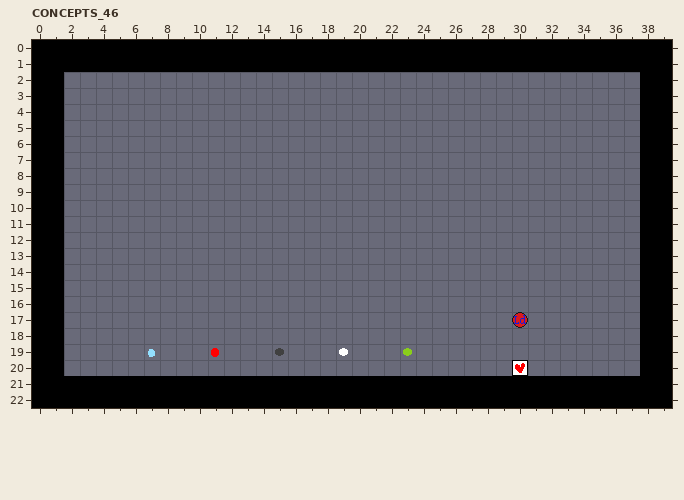
LDtk project: Assets/LDtk/Concepts.ldtk. The first picture shows the starting point.
Cells are 16x16 px. Shown: CONCEPTS_46 x 0..39, y 0..22.
After:
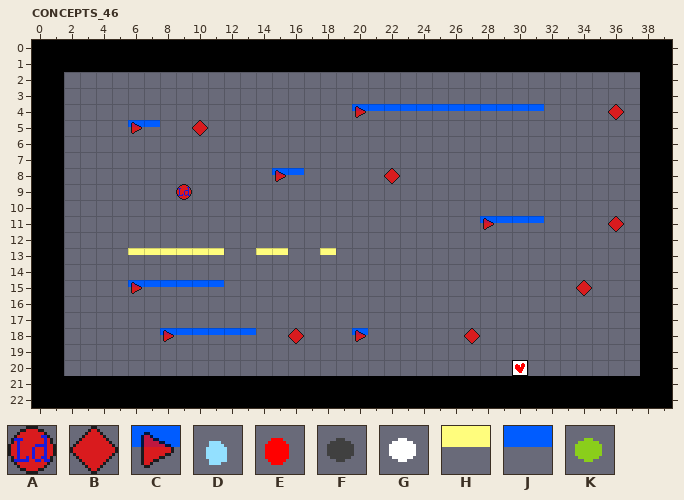
Key: from "CONTROLS": A 0, B 1, C 5; from "ENTITIES": D 0, E 1, F 2, G 3, H 8, J 9, K 21.
_ is an empty cell.
Tiles replaced or removed in this view: A, D, E, F, G, K.
See-through tiles are keyed as they look on the map.
What changed:
Changed rows in their new state; . is an unchanged cell.
Layer "ENTITIES":
first column x 6:
 4 ..............JJJJJJJJJJJJ
 5 JJ........................
 8 .........JJ...............
11 ......................JJJJ
13 HHHHHH..HH..H.............
15 JJJJJJ....................
18 ..JJJJJJ......J...........
19 ._..._..._..._..._........
Layer "CONTROLS":
first column x 6:
 4 ..............C...............B
 5 C...B..........................
 8 .........C......B..............
 9 ...A...........................
11 ......................C.......B
first column x 6:
15 C...........................B
17 ........................_....
18 ..C.......B...C......B.......
